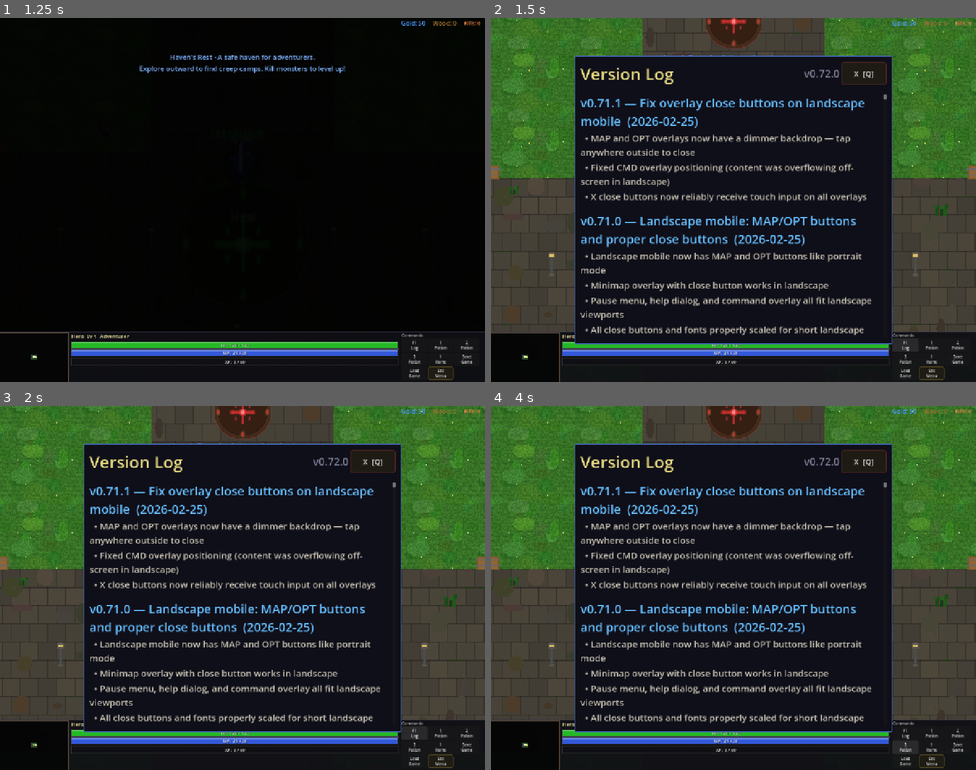
Above: before the commit, frames 1-4 (two rows, left to right).
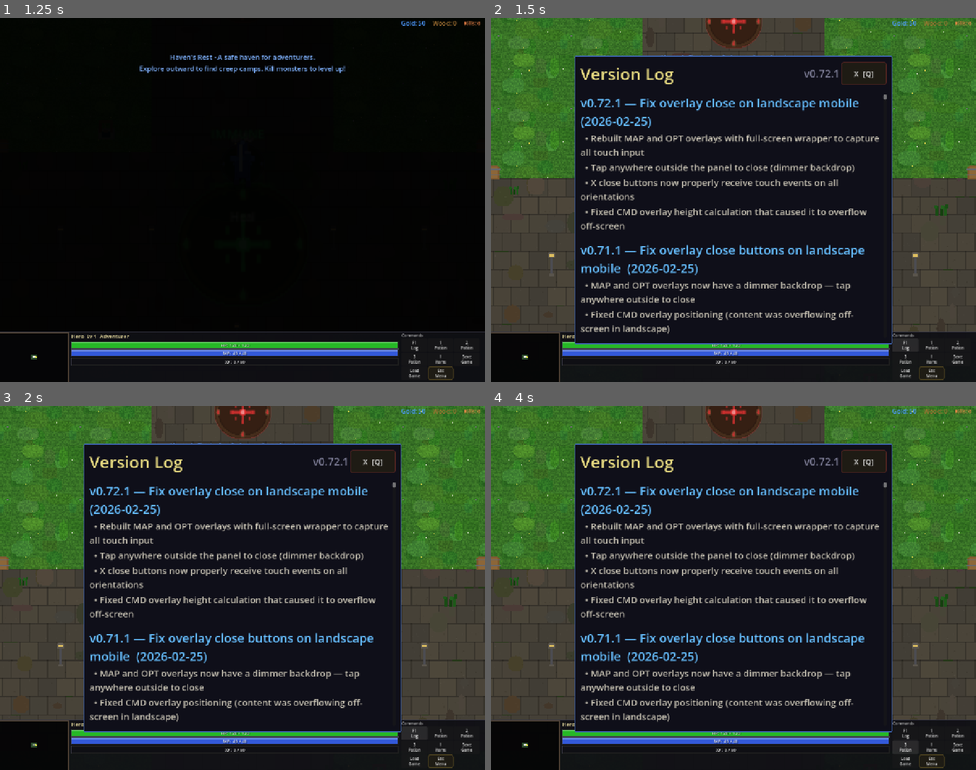
Above: after the commit, the same moments.

Repository: slxny/legends-open-rpg
Game: Godot game, scene res://scenes/main.tscn
The game is run twice, just before and just after one commit, with the same random seed, the same clock (stepped at 60 frames per second) and the same inputs.
Inputs (mouse positions are in pixels of both pictures, inside the frame that each line leads up to):
- Up to frame 1 (1.25 s): tap Enter at 0.5 s; move the mouse to (218, 272) at 0.52 s; hold W (move_up) from 0.53 s (still down); hold Space (attack) from 0.53 s (still down); click (218, 272) at 0.67 s
- Up to frame 2 (1.5 s): release W (move_up) at 1.25 s; release Space (attack) at 1.25 s; click "F1 Log" at 1.25 s
- Up to frame 3 (2 s): no input
- Up to frame 4 (4 s): click "1 Potion" at 2 s; click "2 Potion" at 2.75 s; click "3 Potion" at 3.5 s

Frame 1 is identical in both runs. In frame 2, 9.4% of the frame differs, in the area x 18-80%, y 14-88%; in frame 3, 9.4%; in frame 4, 9.4%.
Error in both runs: Invalid assignment of property or key '_mobile_potion_btns' with value of type 'Array' on a base object of type 'CharacterBody2D (player.gd)'. (res://scenes/ui…

Commit message:
Rebuild overlays with full-screen wrapper for reliable touch close on landscape (v0.72.1)
Co-Authored-By: Claude Opus 4.6 <noreply@anthropic.com>

Diff:
--- a/scenes/ui/changelog_dialog.gd
+++ b/scenes/ui/changelog_dialog.gd
@@ -9,9 +9,20 @@
 var _is_visible: bool = false
 var _is_mobile: bool = false
 
-const GAME_VERSION := "v0.72.0"
+const GAME_VERSION := "v0.72.1"
 
 const CHANGELOG: Array[Dictionary] = [
+	{
+		"version": "v0.72.1",
+		"title": "Fix overlay close on landscape mobile",
+		"date": "2026-02-25",
+		"entries": [
+			"Rebuilt MAP and OPT overlays with full-screen wrapper to capture all touch input",
+			"Tap anywhere outside the panel to close (dimmer backdrop)",
+			"X close buttons now properly receive touch events on all orientations",
+			"Fixed CMD overlay height calculation that caused it to overflow off-screen",
+		]
+	},
 	{
 		"version": "v0.71.1",
 		"title": "Fix overlay close buttons on landscape mobile",
--- a/scenes/ui/hud.gd
+++ b/scenes/ui/hud.gd
@@ -48,14 +48,14 @@
 var _hint_tween: Tween = null
 
 # Command overlay (mobile)
+var _cmd_wrapper: Control = null  # Full-screen wrapper for input capture
 var _cmd_overlay: PanelContainer = null
 var _cmd_overlay_visible: bool = false
-var _cmd_dimmer: ColorRect = null
 
 # Minimap overlay (mobile)
+var _map_wrapper: Control = null  # Full-screen wrapper for input capture
 var _map_overlay: PanelContainer = null
 var _map_overlay_visible: bool = false
-var _map_dimmer: ColorRect = null
 var _map_overlay_vbox: VBoxContainer = null  # Overlay content container for reparenting minimap
 var _minimap_home: PanelContainer = null  # Bottom-bar container that holds minimap when overlay is closed
 
@@ -240,10 +240,25 @@
 	var vp_size = get_viewport().get_visible_rect().size
 	var is_landscape = _is_mobile and vp_size.x > vp_size.y
 
+	# Full-screen wrapper — captures ALL input so nothing leaks to HUD behind
+	_cmd_wrapper = Control.new()
+	_cmd_wrapper.set_anchors_preset(Control.PRESET_FULL_RECT)
+	_cmd_wrapper.mouse_filter = Control.MOUSE_FILTER_STOP
+	_cmd_wrapper.visible = false
+
+	# Dimmer background — tap to close
+	var dimmer = ColorRect.new()
+	dimmer.set_anchors_preset(Control.PRESET_FULL_RECT)
+	dimmer.color = Color(0.0, 0.0, 0.0, 0.4)
+	dimmer.mouse_filter = Control.MOUSE_FILTER_STOP
+	dimmer.gui_input.connect(func(event: InputEvent):
+		if (event is InputEventMouseButton and event.pressed) or (event is InputEventScreenTouch and event.pressed):
+			_toggle_cmd_overlay()
+	)
+	_cmd_wrapper.add_child(dimmer)
+
+	# Panel overlay
 	_cmd_overlay = PanelContainer.new()
-	_cmd_overlay.visible = false
-	_cmd_overlay.z_index = 90
-
 	var style = StyleBoxFlat.new()
 	style.bg_color = Color(0.06, 0.06, 0.1, 0.96)
 	style.border_color = Color(0.4, 0.35, 0.2, 0.8)
@@ -286,7 +301,6 @@
 	var btn_size = Vector2(0, 40) if is_landscape else Vector2(0, 90)
 	var fs = 14 if is_landscape else 26
 
-	# Row 1: Log (first slot)
 	var log_b = Button.new()
 	log_b.text = "F1\nLog"
 	log_b.custom_minimum_size = btn_size
@@ -299,7 +313,6 @@
 	)
 	grid.add_child(log_b)
 
-	# Row 2: Potions 1-3
 	for i in range(3):
 		var p = Button.new()
 		p.text = "%d\n---" % (i + 1)
@@ -315,7 +328,6 @@
 		)
 		grid.add_child(p)
 
-	# Row 3: Items, Save, Load
 	var inv_b = Button.new()
 	inv_b.text = "I\nItems"
 	inv_b.custom_minimum_size = btn_size
@@ -352,7 +364,6 @@
 	)
 	grid.add_child(load_b)
 
-	# Menu button — opens pause menu
 	var menu_b = Button.new()
 	menu_b.text = "Menu"
 	menu_b.custom_minimum_size = btn_size
@@ -365,48 +376,29 @@
 	)
 	grid.add_child(menu_b)
 
-	# Dimmer backdrop — tap to close
-	_cmd_dimmer = ColorRect.new()
-	_cmd_dimmer.color = Color(0.0, 0.0, 0.0, 0.4)
-	_cmd_dimmer.visible = false
-	_cmd_dimmer.z_index = 89
-	_cmd_dimmer.mouse_filter = Control.MOUSE_FILTER_STOP
-	_cmd_dimmer.gui_input.connect(func(event: InputEvent):
-		if (event is InputEventMouseButton and event.pressed) or (event is InputEventScreenTouch and event.pressed):
-			_toggle_cmd_overlay()
-	)
-	add_child(_cmd_dimmer)
-	add_child(_cmd_overlay)
+	_cmd_wrapper.add_child(_cmd_overlay)
+	add_child(_cmd_wrapper)
 
 func _toggle_cmd_overlay() -> void:
 	# Close MAP overlay if open
-	if _map_overlay and _map_overlay_visible:
+	if _map_wrapper and _map_overlay_visible:
 		_map_overlay_visible = false
-		_map_overlay.visible = false
-		if _map_dimmer:
-			_map_dimmer.visible = false
+		_map_wrapper.visible = false
 
 	_cmd_overlay_visible = !_cmd_overlay_visible
-	_cmd_overlay.visible = _cmd_overlay_visible
-	if _cmd_dimmer:
-		_cmd_dimmer.visible = _cmd_overlay_visible
+	_cmd_wrapper.visible = _cmd_overlay_visible
 	_update_atk_button_visibility()
 	if _cmd_overlay_visible:
 		AudioManager.play_sfx("ui_tap", -4.0)
 		_update_overlay_potions()
 		# Position: centered, above bottom bar
 		await get_tree().process_frame
+		await get_tree().process_frame
 		var vp_size = get_viewport().get_visible_rect().size
-		# Size dimmer to full screen
-		if _cmd_dimmer:
-			_cmd_dimmer.position = Vector2.ZERO
-			_cmd_dimmer.size = vp_size
 		var overlay_w = vp_size.x - 32
-		_cmd_overlay.size = Vector2(overlay_w, 0)
-		# Wait another frame so layout recalculates actual height
-		await get_tree().process_frame
-		var actual_h = _cmd_overlay.size.y
+		var actual_h = _cmd_overlay.get_combined_minimum_size().y
 		_cmd_overlay.position = Vector2(16, vp_size.y - bottom_panel.size.y - actual_h - 8)
+		_cmd_overlay.size = Vector2(overlay_w, actual_h)
 
 func _update_atk_button_visibility() -> void:
 	if _player and is_instance_valid(_player) and _player.has_method("set_atk_button_visible"):
@@ -433,10 +425,25 @@
 	var vp_size = get_viewport().get_visible_rect().size
 	var is_landscape = _is_mobile and vp_size.x > vp_size.y
 
+	# Full-screen wrapper — captures ALL input so nothing leaks to HUD behind
+	_map_wrapper = Control.new()
+	_map_wrapper.set_anchors_preset(Control.PRESET_FULL_RECT)
+	_map_wrapper.mouse_filter = Control.MOUSE_FILTER_STOP
+	_map_wrapper.visible = false
+
+	# Dimmer background — tap to close
+	var dimmer = ColorRect.new()
+	dimmer.set_anchors_preset(Control.PRESET_FULL_RECT)
+	dimmer.color = Color(0.0, 0.0, 0.0, 0.4)
+	dimmer.mouse_filter = Control.MOUSE_FILTER_STOP
+	dimmer.gui_input.connect(func(event: InputEvent):
+		if (event is InputEventMouseButton and event.pressed) or (event is InputEventScreenTouch and event.pressed):
+			_toggle_map_overlay()
+	)
+	_map_wrapper.add_child(dimmer)
+
+	# Panel overlay
 	_map_overlay = PanelContainer.new()
-	_map_overlay.visible = false
-	_map_overlay.z_index = 90
-
 	var style = StyleBoxFlat.new()
 	style.bg_color = Color(0.04, 0.04, 0.06, 0.96)
 	style.border_color = Color(0.3, 0.4, 0.55, 0.8)
@@ -469,31 +476,17 @@
 	close_btn.pressed.connect(_toggle_map_overlay)
 	title_row.add_child(close_btn)
 
-	# Dimmer backdrop — tap to close
-	_map_dimmer = ColorRect.new()
-	_map_dimmer.color = Color(0.0, 0.0, 0.0, 0.4)
-	_map_dimmer.visible = false
-	_map_dimmer.z_index = 89
-	_map_dimmer.mouse_filter = Control.MOUSE_FILTER_STOP
-	_map_dimmer.gui_input.connect(func(event: InputEvent):
-		if (event is InputEventMouseButton and event.pressed) or (event is InputEventScreenTouch and event.pressed):
-			_toggle_map_overlay()
-	)
-	add_child(_map_dimmer)
-	add_child(_map_overlay)
+	_map_wrapper.add_child(_map_overlay)
+	add_child(_map_wrapper)
 
 func _toggle_map_overlay() -> void:
 	# Close CMD overlay if open
-	if _cmd_overlay_visible:
+	if _cmd_wrapper and _cmd_overlay_visible:
 		_cmd_overlay_visible = false
-		_cmd_overlay.visible = false
-		if _cmd_dimmer:
-			_cmd_dimmer.visible = false
+		_cmd_wrapper.visible = false
 
 	_map_overlay_visible = !_map_overlay_visible
-	_map_overlay.visible = _map_overlay_visible
-	if _map_dimmer:
-		_map_dimmer.visible = _map_overlay_visible
+	_map_wrapper.visible = _map_overlay_visible
 	_update_atk_button_visibility()
 	if _map_overlay_visible:
 		AudioManager.play_sfx("ui_tap", -4.0)
@@ -504,10 +497,6 @@
 			minimap.click_to_move_enabled = true
 		await get_tree().process_frame
 		var vp_size = get_viewport().get_visible_rect().size
-		# Size dimmer to full screen
-		if _map_dimmer:
-			_map_dimmer.position = Vector2.ZERO
-			_map_dimmer.size = vp_size
 		var is_ls = vp_size.x > vp_size.y
 		var overlay_w: float
 		var map_h: float
